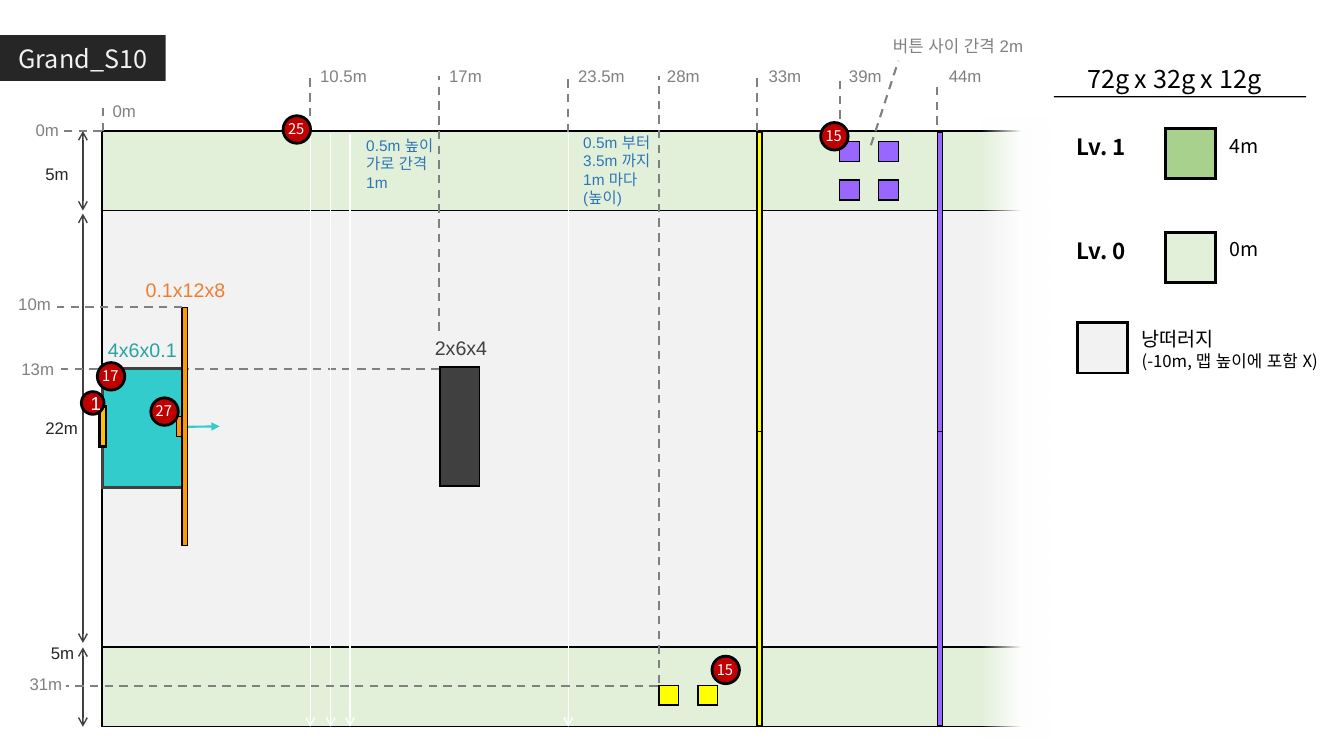
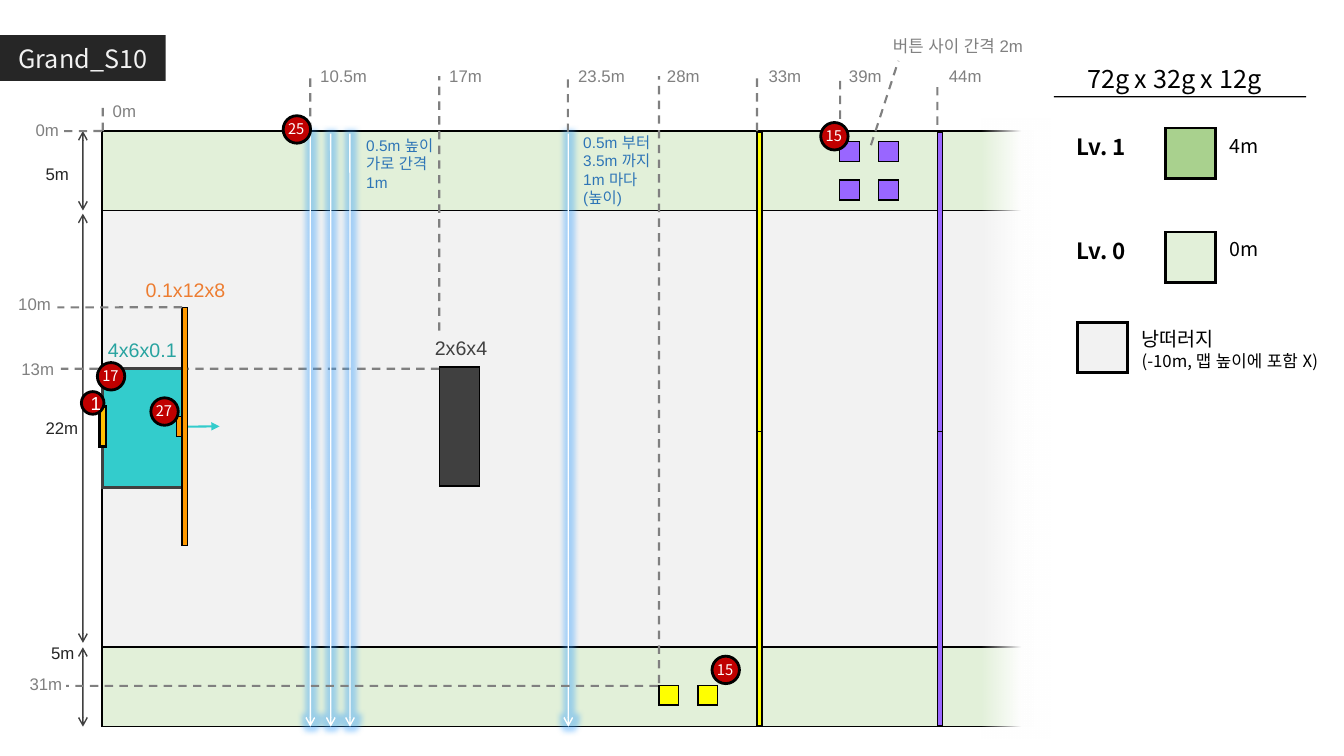
Before and after one commit to GGMGangsterHamster/GangsterHamster, a slide deck: slide 16 of Documents/LevelDesign/GrandStage/Grand_Stage.pptx. Drawn at 1344x756 pixels with LibreOffice and Linux fonts; fonts in the diff are those of the drawing. Boxes give left, top, right and bottom in pixels: in the first picture for what was removed or moved away, otherwise in the second. Text is boxed around its words. In the diff, an @@ line names an element or a change of style, - is before the commit and + after.

```diff
--- a/Documents/LevelDesign/GrandStage/Grand_Stage.pptx
+++ b/Documents/LevelDesign/GrandStage/Grand_Stage.pptx
@@ arrow removed from (311, 134) to (311, 727) @@
@@ freeform shape added at bbox=[311, 134, 311, 727], outline #FFFFFF 1 pt @@
@@ arrow removed from (331, 134) to (331, 727) @@
@@ freeform shape added at bbox=[331, 134, 331, 727], outline #FFFFFF 1 pt @@
@@ arrow removed from (350, 134) to (350, 727) @@
@@ freeform shape added at bbox=[350, 134, 350, 727], outline #FFFFFF 1 pt @@
@@ arrow removed from (569, 134) to (569, 727) @@
@@ freeform shape added at bbox=[569, 134, 569, 727], outline #FFFFFF 1 pt @@
```
Also in this commit, not shown: 24 other slides changed, 3 other files.
